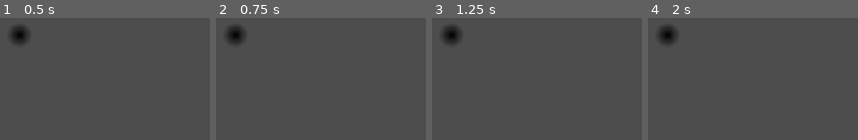
Above: before the commit, frames 1-4 (left to right).
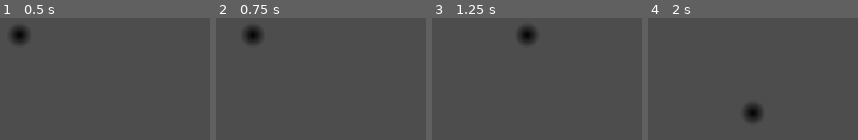
Above: after the commit, the same moments.

Repository: shawndeprey/godot-multiplayer-base
Game: Godot game, scene res://root/root.tscn
The game is run twice, just before and just after one commit, with the same random seed, the same clock (stepped at 60 frames per second) and the same inputs.
Inputs:
- Up to frame 1 (0.5 s): no input
- Up to frame 2 (0.75 s): tap Enter at 0.5 s; hold Right (right, bound only after the commit) from 0.53 s (still down)
- Up to frame 3 (1.25 s): keep holding Right (right, bound only after the commit)
- Up to frame 4 (2 s): release Right (right, bound only after the commit) at 1.28 s; hold Down (down, bound only after the commit) from 1.28 s (still down)

Frame 1 is identical in both runs. In frame 2, 1.8% of the frame differs, in the area x 5-22%, y 6-22%; in frame 3, 2.0%, in the area x 5-50%, y 6-22%; in frame 4, 2.0%.

Commit message:
Add state machine and movement systems

Diff:
--- a/project.godot
+++ b/project.godot
@@ -11,7 +11,7 @@
 [application]
 
 config/name="bustin"
-config/version="0.1"
+config/version="0.1.2"
 run/main_scene="uid://beui0vrn1apyp"
 config/features=PackedStringArray("4.4", "Mobile")
 config/icon="res://icon.svg"
@@ -28,3 +28,30 @@
 window/size/window_height_override=720
 window/stretch/mode="canvas_items"
 window/stretch/aspect="expand"
+
+[input]
+
+up={
+"deadzone": 0.2,
+"events": [Object(InputEventKey,"resource_local_to_scene":false,"resource_name":"","device":-1,"window_id":0,"alt_pressed":false,"shift_pressed":false,"ctrl_pressed":false,"meta_pressed":false,"pressed":false,"keycode":0,"physical_keycode":4194320,"key_label":0,"unicode":0,"location":0,"echo":false,"script":null)
+, Object(InputEventJoypadMotion,"resource_local_to_scene":false,"resource_name":"","device":-1,"axis":1,"axis_value":-1.0,"script":null)
+]
+}
+down={
+"deadzone": 0.2,
+"events": [Object(InputEventKey,"resource_local_to_scene":false,"resource_name":"","device":-1,"window_id":0,"alt_pressed":false,"shift_pressed":false,"ctrl_pressed":false,"meta_pressed":false,"pressed":false,"keycode":0,"physical_keycode":4194322,"key_label":0,"unicode":0,"location":0,"echo":false,"script":null)
+, Object(InputEventJoypadMotion,"resource_local_to_scene":false,"resource_name":"","device":-1,"axis":1,"axis_value":1.0,"script":null)
+]
+}
+left={
+"deadzone": 0.2,
+"events": [Object(InputEventKey,"resource_local_to_scene":false,"resource_name":"","device":-1,"window_id":0,"alt_pressed":false,"shift_pressed":false,"ctrl_pressed":false,"meta_pressed":false,"pressed":false,"keycode":0,"physical_keycode":4194319,"key_label":0,"unicode":0,"location":0,"echo":false,"script":null)
+, Object(InputEventJoypadMotion,"resource_local_to_scene":false,"resource_name":"","device":-1,"axis":0,"axis_value":-1.0,"script":null)
+]
+}
+right={
+"deadzone": 0.2,
+"events": [Object(InputEventKey,"resource_local_to_scene":false,"resource_name":"","device":-1,"window_id":0,"alt_pressed":false,"shift_pressed":false,"ctrl_pressed":false,"meta_pressed":false,"pressed":false,"keycode":0,"physical_keycode":4194321,"key_label":0,"unicode":0,"location":0,"echo":false,"script":null)
+, Object(InputEventJoypadMotion,"resource_local_to_scene":false,"resource_name":"","device":-1,"axis":0,"axis_value":1.0,"script":null)
+]
+}
--- /dev/null
+++ b/root/entities/components/direction.gd
@@ -0,0 +1,50 @@
+class_name Direction extends Node
+
+const DIR_4: Array = [Vector2.UP, Vector2.RIGHT, Vector2.DOWN, Vector2.LEFT]
+const DIR_8 : Array[Vector2] = [
+	Vector2(0,-1), # UP
+	Vector2(1,-1), # UP/RIGHT
+	Vector2(1,0),  # RIGHT
+	Vector2(1,1),  # DOWN/RIGHT
+	Vector2(0,1),  # DOWN
+	Vector2(-1,1), # DOWN/LEFT
+	Vector2(-1,0), # LEFT
+	Vector2(-1,-1), # UP/LEFT
+]
+
+@export var cardinal: Vector2 = Vector2.DOWN
+@export var current: Vector2 = Vector2.ZERO
+
+func heading() -> Vector2:
+	if current != Vector2.ZERO: return current
+	return cardinal
+
+func random_4() -> Vector2:
+	return DIR_4[randi_range(0, 3)]
+
+func direction_4_id() -> int:
+	return int(round(fposmod(current.angle() + PI/2, TAU) / TAU * DIR_4.size())) % DIR_4.size()
+
+func animation_direction_4() -> String:
+	if cardinal == Vector2.UP: return "up"
+	elif cardinal == Vector2.RIGHT: return "right"
+	elif cardinal == Vector2.DOWN: return "down"
+	elif cardinal == Vector2.LEFT: return "left"
+	else: return "down"
+
+func random_8() -> Vector2:
+	return DIR_8[randi_range(0, 7)]
+
+func direction_8_id() -> int:
+	return int(round(fposmod(current.angle() + PI/2, TAU) / TAU * DIR_8.size())) % DIR_8.size()
+
+func animation_direction_8() -> String:
+	if cardinal == DIR_8[0]: return "up"
+	elif cardinal == DIR_8[1]: return "up_right"
+	elif cardinal == DIR_8[2]: return "right"
+	elif cardinal == DIR_8[3]: return "down_right"
+	elif cardinal == DIR_8[4]: return "down"
+	elif cardinal == DIR_8[5]: return "down_left"
+	elif cardinal == DIR_8[6]: return "left"
+	elif cardinal == DIR_8[7]: return "up_left"
+	else: return "down"
--- a/root/entities/entity.gd
+++ b/root/entities/entity.gd
@@ -1,5 +1,12 @@
 class_name Entity extends CharacterBody2D
+
+@export var target_position: Vector2
 
 func _ready() -> void:
 	add_to_group("entities")
 	motion_mode = MOTION_MODE_FLOATING
+
+func _physics_process(_delta: float) -> void:
+	if !is_multiplayer_authority(): return
+	move_and_slide()
+	target_position = global_position
--- /dev/null
+++ b/root/entities/player/components/direction.gd
@@ -0,0 +1,34 @@
+class_name PlayerDirection extends Direction
+# This class only supports DIR8 vectors
+
+@export var true_input_vector: Vector2 = Vector2.ZERO
+
+func _process(_delta: float) -> void:
+	if !is_multiplayer_authority(): return
+	get_input_vectors()
+
+func zero() -> bool:
+	return current == Vector2.ZERO
+
+func halt() -> void:
+	true_input_vector = Vector2.ZERO
+	current = Vector2.ZERO
+
+func direction_8_id() -> int:
+	return int(round(fposmod(current.angle() + PI/2, TAU) / TAU * DIR_8.size())) % DIR_8.size()
+
+func get_input_vectors() -> void:
+	true_input_vector = Input.get_vector("left", "right", "up", "down")
+	current = true_input_vector.normalized()
+
+func set_direction() -> bool:
+	if current == Vector2.ZERO: return false
+
+	# If direction hasn't changed, just escape without changing direction, otherwise change direction
+	var new_direction: Vector2 = DIR_8[direction_8_id()]
+	if new_direction == cardinal: return false
+	cardinal = new_direction
+	return true
+
+func animation_direction() -> String:
+	return animation_direction_8()
--- /dev/null
+++ b/root/entities/player/components/state_machine/player_state.gd
@@ -0,0 +1,37 @@
+class_name PlayerState extends Node
+
+# Called when the node enters the scene tree for the first time.
+func _ready() -> void:
+	pass # Replace with function body.
+
+# What happens when the player inits this state?
+func init() -> void:
+	pass
+
+# What happens when the player enters this state?
+func enter() -> void:
+	pass
+
+# What happens when the player exits this state?
+func exit() -> void:
+	pass
+
+# What happens during the _process update in this State?
+func process(_delta: float) -> PlayerState:
+	return null
+
+# What happens during the _physics_process update in this State?
+func physics(_delta: float) -> PlayerState:
+	return null
+
+# What happens with input events in this State?
+func handle_input(_event: InputEvent) -> PlayerState:
+	return null
+
+func should_ignore_input() -> bool:
+	#if Game.root().ui.is_active(): return true
+	if !get_owner().visible: return true
+	return false
+
+func state_name() -> String:
+	return "State"
--- /dev/null
+++ b/root/entities/player/components/state_machine/player_state_machine.gd
@@ -0,0 +1,47 @@
+class_name PlayerStateMachine extends Node
+
+# Networked Variables
+@export var current_state_name: String
+
+var states: Array[PlayerState]
+var prev_state: PlayerState
+var current_state: PlayerState
+var next_state: PlayerState
+@onready var idle: PlayerStateIdle = $Idle
+
+func _ready() -> void:
+	process_mode = Node.PROCESS_MODE_DISABLED
+
+func _process(_delta: float) -> void:
+	change_state(current_state.process(_delta))
+
+func _physics_process(_delta: float) -> void:
+	change_state(current_state.physics(_delta))
+
+func _unhandled_input(_event: InputEvent) -> void:
+	if current_state.should_ignore_input(): return
+	change_state(current_state.handle_input(_event))
+
+func initialize() -> void:
+	states = []
+	for c in get_children():
+		if c is PlayerState: states.append(c)
+	if states.size() == 0: return
+	for state in states:
+		state.init()
+	change_state(states[0]) # Initialize to "idle"
+	process_mode = Node.PROCESS_MODE_INHERIT
+
+func change_state(new_state: PlayerState) -> void:
+	if new_state == null || new_state == current_state: return
+	next_state = new_state
+	if current_state: current_state.exit()
+
+	# Enter new state
+	prev_state = current_state
+	current_state = new_state
+	current_state.enter()
+	current_state_name = current_state.state_name()
+
+func get_state_property(_state: String, _property: String):
+	return find_child(_state).get(_property)
--- /dev/null
+++ b/root/entities/player/components/state_machine/states/player_state_idle.gd
@@ -0,0 +1,15 @@
+class_name PlayerStateIdle extends PlayerState
+
+@onready var walk: Node = $"../Walk"
+
+func state_name() -> String:
+	return "Idle"
+
+func enter() -> void:
+	owner.update_animation("idle")
+	owner.direction.halt()
+
+func process(_delta: float) -> PlayerState:
+	if !owner.direction.zero(): return walk
+	owner.velocity = Vector2.ZERO
+	return null
--- /dev/null
+++ b/root/entities/player/components/state_machine/states/player_state_walk.gd
@@ -0,0 +1,19 @@
+class_name Walk extends PlayerState
+
+@export var move_speed: float = 140
+
+@onready var idle: PlayerStateIdle = $"../Idle"
+
+func state_name() -> String:
+	return "Walk"
+
+func enter() -> void:
+	super()
+	owner.update_animation("walk")
+
+func process(_delta: float) -> PlayerState:
+	#if Game.root().ui.is_active(): return idle
+	if owner.direction.zero(): return idle
+	owner.velocity = owner.direction.true_input_vector * move_speed
+	if owner.direction.set_direction(): owner.update_animation("walk")
+	return null
--- a/root/entities/player/player.gd
+++ b/root/entities/player/player.gd
@@ -1,2 +1,17 @@
 class_name Player extends CharacterEntity
 @export var peer_id: int
+
+# Components
+@onready var state_machine: PlayerStateMachine = $Components/StateMachine
+@onready var direction: PlayerDirection = $Components/Direction
+
+func _ready() -> void:
+	super()
+	add_to_group("players")
+	set_process_input(is_multiplayer_authority())
+	if is_multiplayer_authority():
+		state_machine.initialize()
+
+func update_animation(_state: String) -> void:
+	if !is_multiplayer_authority(): return
+	#primary_animations.pla({anim = state + "_" + direction.animation_direction()})
--- a/root/entities/player/player.tscn
+++ b/root/entities/player/player.tscn
@@ -1,6 +1,10 @@
-[gd_scene load_steps=5 format=3 uid="uid://c7kqi0cvj2pte"]
+[gd_scene load_steps=9 format=3 uid="uid://c7kqi0cvj2pte"]
 
-[ext_resource type="Script" uid="uid://fs0ewk32jhrs" path="res://root/entities/character_entity.gd" id="1_o1sga"]
+[ext_resource type="Script" uid="uid://uogskkq7835" path="res://root/entities/player/player.gd" id="1_jav8b"]
+[ext_resource type="Script" uid="uid://deokfcju4357a" path="res://root/entities/player/components/state_machine/player_state_machine.gd" id="2_jav8b"]
+[ext_resource type="Script" uid="uid://co4vw3v6j4eal" path="res://root/entities/player/components/state_machine/states/player_state_idle.gd" id="3_uu88l"]
+[ext_resource type="Script" uid="uid://c18ylip608uph" path="res://root/entities/player/components/direction.gd" id="4_b38dc"]
+[ext_resource type="Script" uid="uid://cfqodbs367jni" path="res://root/entities/player/components/state_machine/states/player_state_walk.gd" id="4_laou5"]
 
 [sub_resource type="CapsuleShape2D" id="CapsuleShape2D_o1sga"]
 
@@ -16,7 +20,7 @@
 fill_to = Vector2(1, 0.5)
 
 [node name="Player" type="CharacterBody2D"]
-script = ExtResource("1_o1sga")
+script = ExtResource("1_jav8b")
 metadata/_custom_type_script = "uid://fs0ewk32jhrs"
 
 [node name="CollisionBox" type="CollisionShape2D" parent="."]
@@ -28,3 +32,15 @@
 
 [node name="Base" type="Sprite2D" parent="Components/Sprites"]
 texture = SubResource("GradientTexture2D_jav8b")
+
+[node name="StateMachine" type="Node" parent="Components"]
+script = ExtResource("2_jav8b")
+
+[node name="Idle" type="Node" parent="Components/StateMachine"]
+script = ExtResource("3_uu88l")
+
+[node name="Walk" type="Node" parent="Components/StateMachine"]
+script = ExtResource("4_laou5")
+
+[node name="Direction" type="Node" parent="Components"]
+script = ExtResource("4_b38dc")
Not shown, added: root/entities/components/direction.gd.uid
Not shown, added: root/entities/player/components/direction.gd.uid
Not shown, added: root/entities/player/components/state_machine/player_state.gd.uid
Not shown, added: root/entities/player/components/state_machine/player_state_machine.gd.uid
Not shown, added: root/entities/player/components/state_machine/states/player_state_idle.gd.uid
Not shown, added: root/entities/player/components/state_machine/states/player_state_walk.gd.uid
